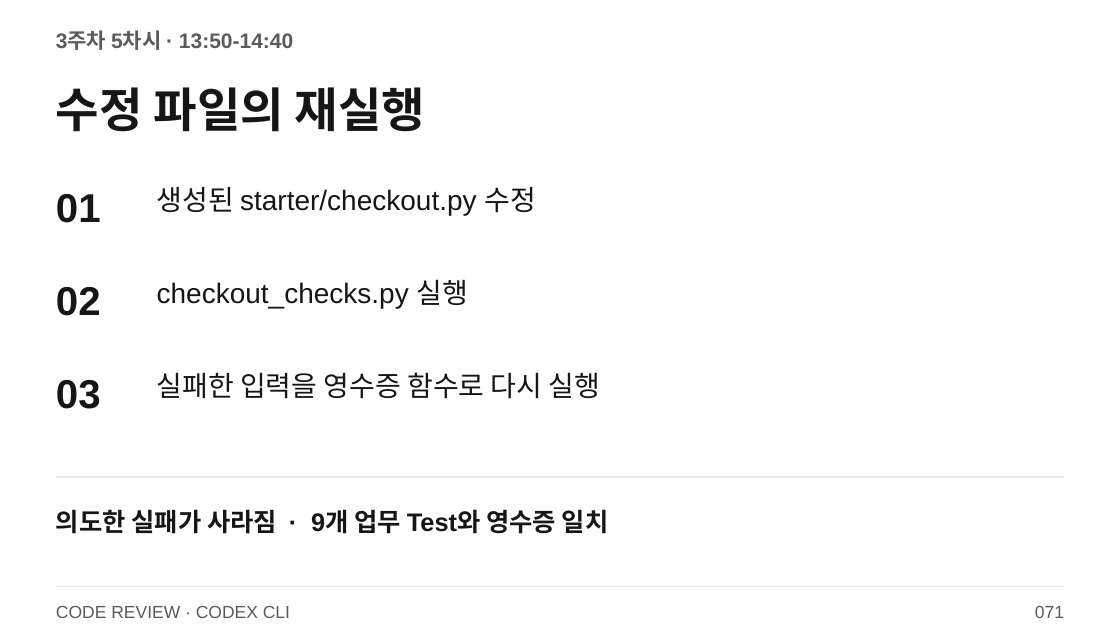
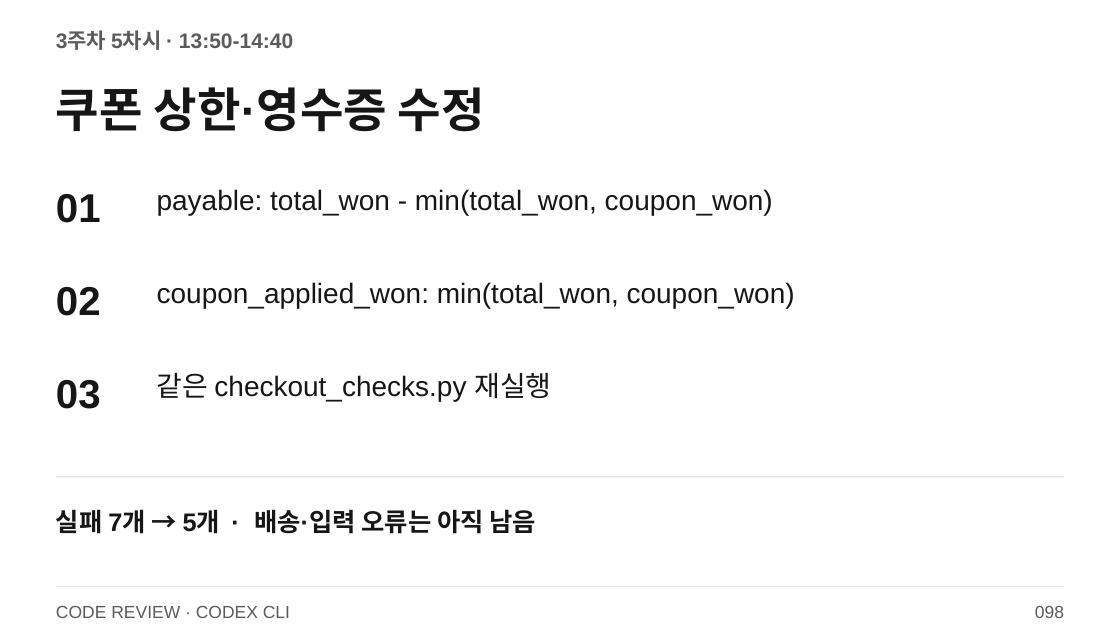
Before and after one commit to smilesjcha/llm-agent-and-workflow-automation, a slide deck: slide 98 of slides/IPA_LLM_Agent_업무자동화_Day3_2026_CODEX_CLI.pptx (slide 71 before the commit). Drawn at 1120x630 pixels with LibreOffice and Linux fonts; fonts in the diff are those of the drawing. Boxes give left, top, right and bottom in pixels: in the first picture for what was removed or moved away, otherwise in the second. Text is boxed around its words. In the diff, an @@ line names an element or a change of style, - is before the commit and + after.

```diff
--- a/slides/IPA_LLM_Agent_업무자동화_Day3_2026_CODEX_CLI.pptx
+++ b/slides/IPA_LLM_Agent_업무자동화_Day3_2026_CODEX_CLI.pptx
@@ text at (56, 87, 485, 132): text changed @@
-수정 파일의 재실행
+쿠폰 상한·영수증 수정
@@ text at (157, 189, 773, 215): text changed @@
-생성된 starter/checkout.py 수정
+payable: total_won - min(total_won, coupon_won)
@@ text at (157, 282, 795, 308): text changed @@
-checkout_checks.py 실행
+coupon_applied_won: min(total_won, coupon_won)
@@ text at (157, 373, 551, 401): text changed @@
-실패한 입력을 영수증 함수로 다시 실행
+같은 checkout_checks.py 재실행
@@ text at (56, 509, 536, 534): text changed @@
-의도한 실패가 사라짐 · 9개 업무 Test와 영수증 일치
+실패 7개 → 5개 · 배송·입력 오류는 아직 남음
@@ text at (1035, 606, 1064, 618): text changed @@
-071
+098
```
Also in this commit, not shown: 70 other slides changed, 98 slides added, 13 slides removed, 27 other files.
